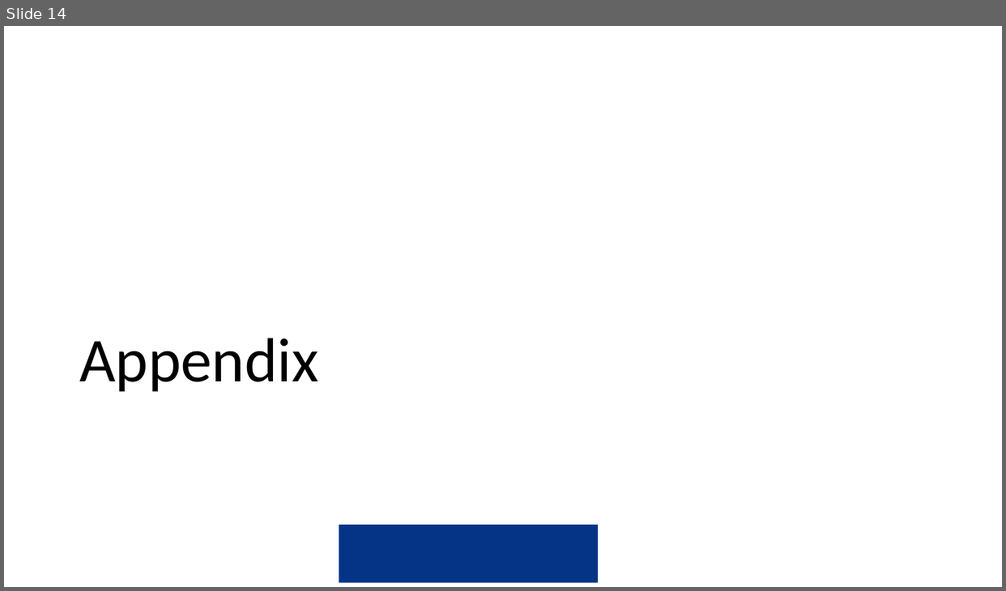
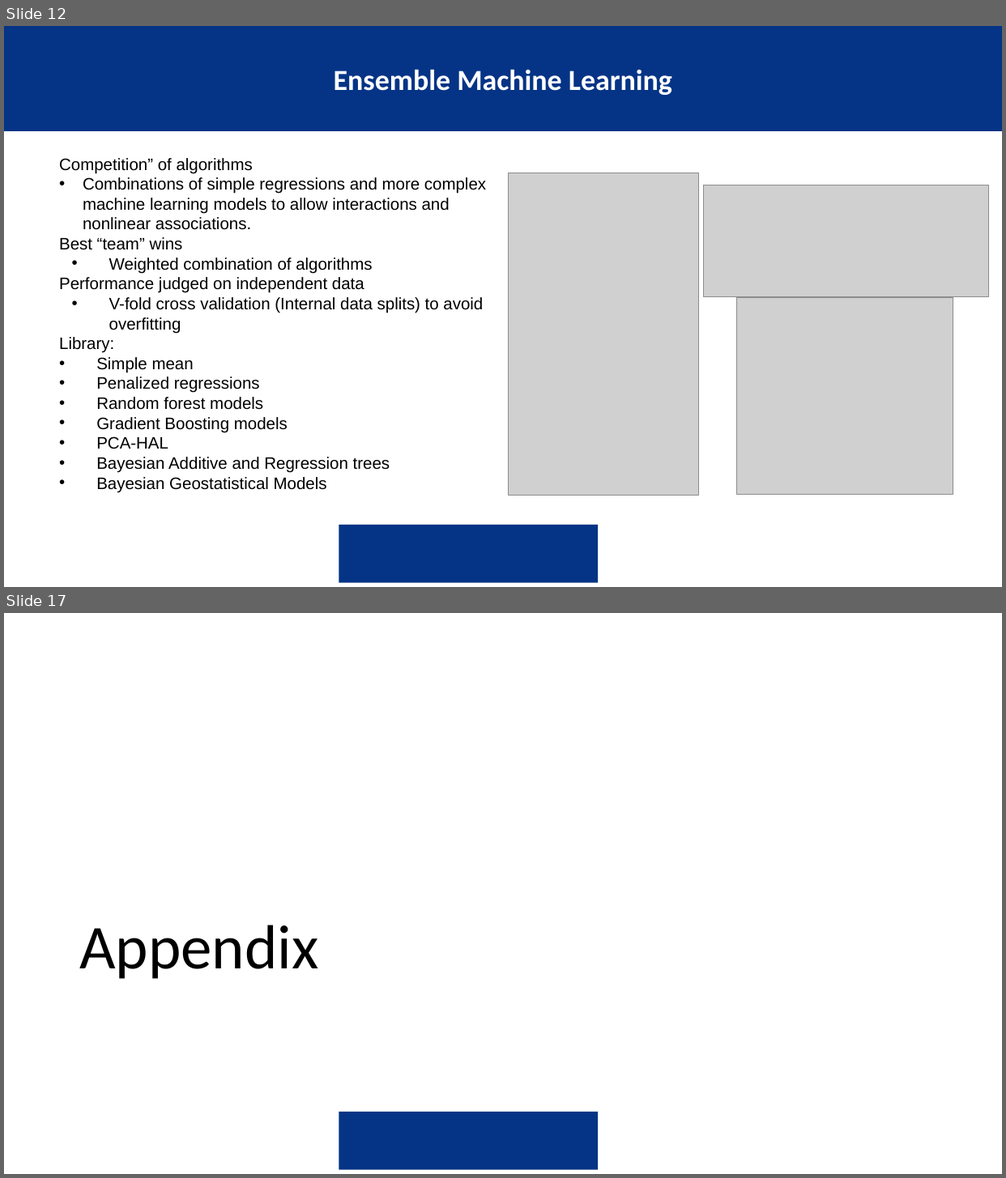
Before and after one commit to amertens/mn-prediction, a slide deck: docs/slides/MN-proxy-data-sources-2026-09.pptx. Shown one above the other, each under a label of ours: slide 14 before the commit, slides 12 and 17 after it; the slides between them are not shown. The pictures are 1006x591 and 1006x1178 pixels, drawn with LibreOffice and Linux fonts; fonts in the diff are those of the drawing; grey boxes stand for pictures; background and template pictures are left out. Boxes give left, top, right and bottom in pixels: in the first picture for what was removed or moved away, otherwise in the second. Text is boxed around its words. In the diff, an @@ line names an element or a change of style, - is before the commit and + after.

```diff
--- a/docs/slides/MN-proxy-data-sources-2026-09.pptx
+++ b/docs/slides/MN-proxy-data-sources-2026-09.pptx
@@ slide 12 added at [4, 26, 1002, 587], background #FFFFFF; not listed: 1 template element that a slide beside it also shows @@
@@ rectangle added at [4, 26, 1002, 130], fill #053486, outline #053486 0.5 pt, 28 pt, text #FFFFFF, bold @@
+Ensemble Machine Learning
@@ text added at [59, 158, 486, 493], 16 pt, text #000000 @@
+Competition” of algorithms
+• Combinations of simple regressions and more complex machine learning models to allow interactions and nonlinear associations.
+Best “team” wins
+• Weighted combination of algorithms
+Performance judged on independent data
+• V-fold cross validation (Internal data splits) to avoid overfitting
+Library:
+• Simple mean
+• Penalized regressions
+• Random forest models
+• Gradient Boosting models
+• PCA-HAL
+• Bayesian Additive and Regression trees
+• Bayesian Geostatistical Models
@@ picture added at [509, 173, 699, 495] @@
@@ picture added at [703, 186, 988, 297] @@
@@ picture added at [737, 297, 953, 495] @@
@@ what was slide 14 is now slide 17 @@
```
Also in this commit, not shown: 9 slides changed, 9 other slides added, 8 slides removed, 36 other files.
